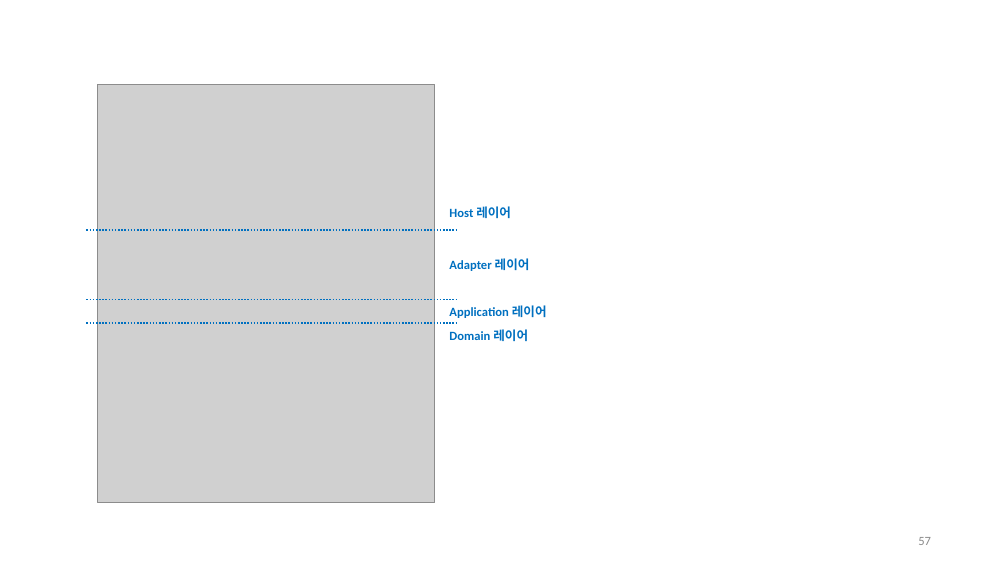
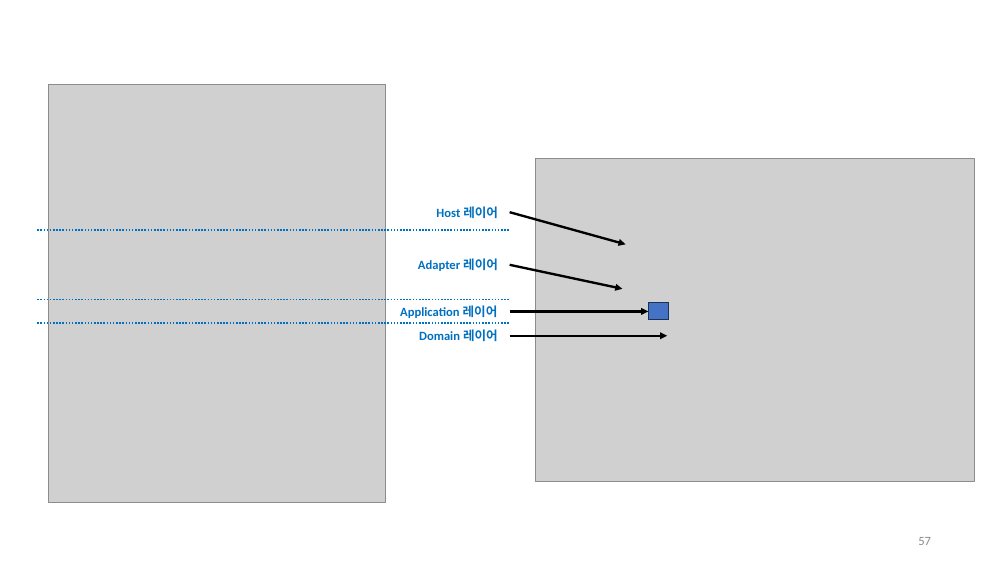
Before and after one commit to hhko/ArchDdd, a slide deck: slide 57 of README.pptx. Drawn at 1008x567 pixels with LibreOffice and Linux fonts; fonts in the diff are those of the drawing; grey boxes stand for pictures. Boxes give left, top, right and bottom in pixels: in the first picture for what was removed or moved away, otherwise in the second. Text is boxed around its words. In the diff, an @@ line names an element or a change of style, - is before the commit and + after.

```diff
--- a/README.pptx
+++ b/README.pptx
@@ picture: place and size @@
-picture at box(98, 84, 435, 503)
+picture at box(48, 84, 386, 503)
@@ picture added at box(536, 159, 975, 481) @@
@@ text "Host 레이어": place and size @@
-text "Host 레이어" at box(449, 206, 511, 218)
+text "Host 레이어" at box(436, 206, 498, 218)
@@ line moved from (86, 230) - (458, 230) to (37, 230) - (510, 230) @@
@@ arrow added from (510, 212) to (626, 244), #000000 2.25 pt @@
@@ text "Adapter 레이어": place and size @@
-text "Adapter 레이어" at box(449, 258, 530, 271)
+text "Adapter 레이어" at box(418, 258, 498, 271)
@@ arrow added from (510, 265) to (622, 289), #000000 2.25 pt @@
@@ line moved from (86, 299) - (458, 299) to (37, 299) - (510, 299) @@
@@ line moved from (86, 324) - (458, 324) to (37, 324) - (510, 324) @@
@@ text "Application 레이어": place and size @@
-text "Application 레이어" at box(449, 305, 547, 318)
+text "Application 레이어" at box(400, 305, 498, 318)
@@ text "Domain 레이어": place and size @@
-text "Domain 레이어" at box(449, 329, 528, 341)
+text "Domain 레이어" at box(419, 329, 498, 341)
@@ arrow added from (510, 312) to (648, 312), #000000 2.25 pt @@
@@ rectangle added at box(648, 303, 668, 320), fill #4472C4, outline #1E3256 1 pt @@
@@ arrow added from (510, 336) to (668, 336), #000000 2.25 pt @@
```
Also in this commit, not shown: 6 other files.
